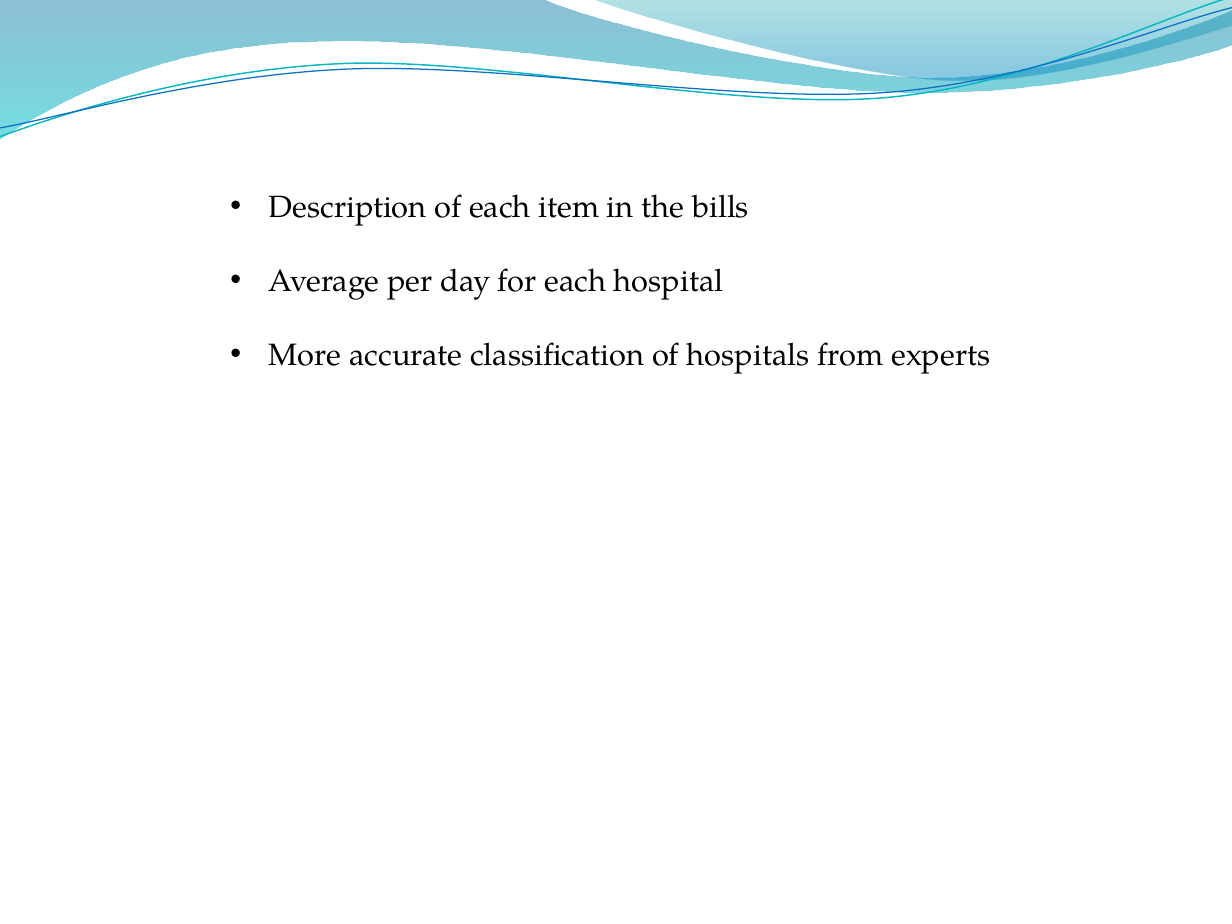
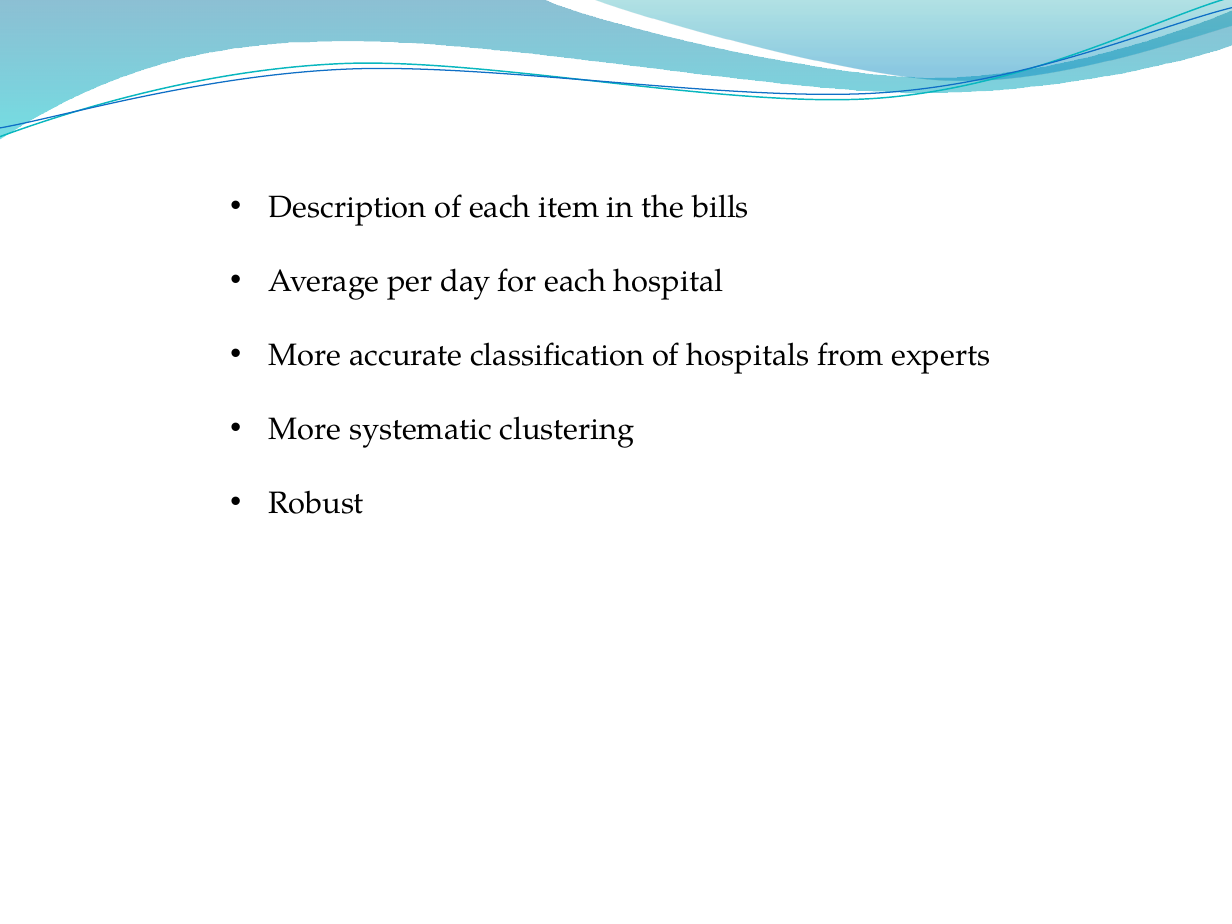
Before and after one commit to Aung-Myint-Thein/test-medical-data, a slide deck: slide 12 of Slides/Data Innovation Challenge.pptx. Drawn at 1232x924 pixels with LibreOffice and Linux fonts; fonts in the diff are those of the drawing; background and template pictures are left out. Boxes give left, top, right and bottom in pixels: in the first picture for what was removed or moved away, otherwise in the second. Text is boxed around its words. In the diff, an @@ line names an element or a change of style, - is before the commit and + after.

```diff
--- a/Slides/Data Innovation Challenge.pptx
+++ b/Slides/Data Innovation Challenge.pptx
@@ text at [269,416,635,514]: paragraphs added @@
+• More systematic clustering
+• Robust
```
Also in this commit, not shown: 1 slide added.
